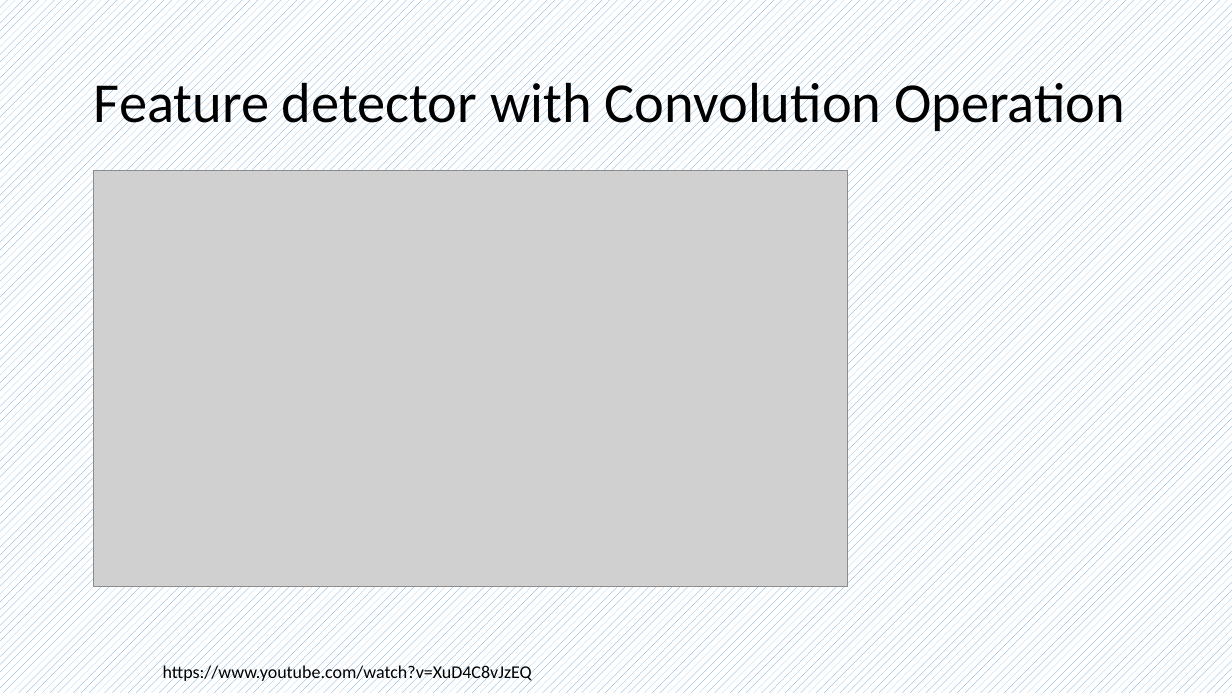
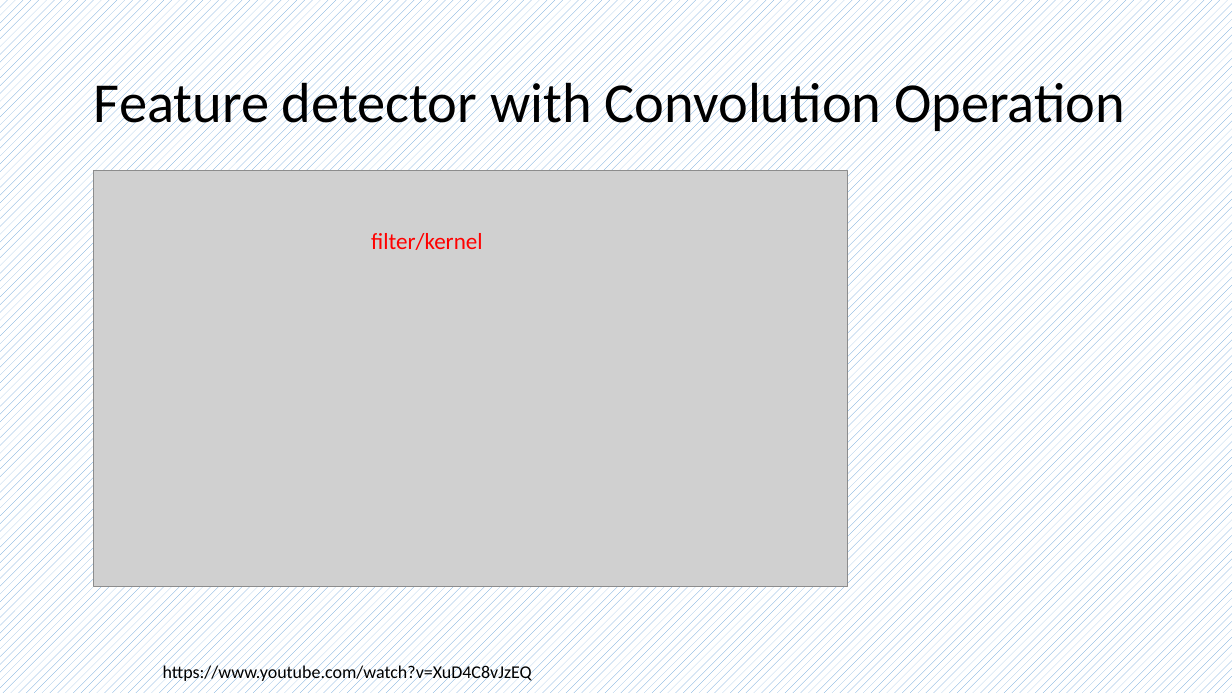
Before and after one commit to frankwxu/AI4DigitalForensics, a slide deck: slide 7 of CYFI445/lectures/09_multiclass_classification_cnn_n_to_n/0_cnn_concepts.pptx (slide 6 before the commit). Drawn at 1232x693 pixels with LibreOffice and Linux fonts; fonts in the diff are those of the drawing; grey boxes stand for pictures; background and template pictures are left out. Boxes give left, top, right and bottom in pixels: in the first picture for what was removed or moved away, otherwise in the second. Text is boxed around its words. In the diff, an @@ line names an element or a change of style, - is before the commit and + after.

```diff
--- a/CYFI445/lectures/09_multiclass_classification_cnn_n_to_n/0_cnn_concepts.pptx
+++ b/CYFI445/lectures/09_multiclass_classification_cnn_n_to_n/0_cnn_concepts.pptx
@@ text added at (x1=371, y1=233, x2=483, y2=250), 18 pt, text #FF0000 @@
+filter/kernel
```
Also in this commit, not shown: 1 other slide changed, 1 slide added, 3 other files.
